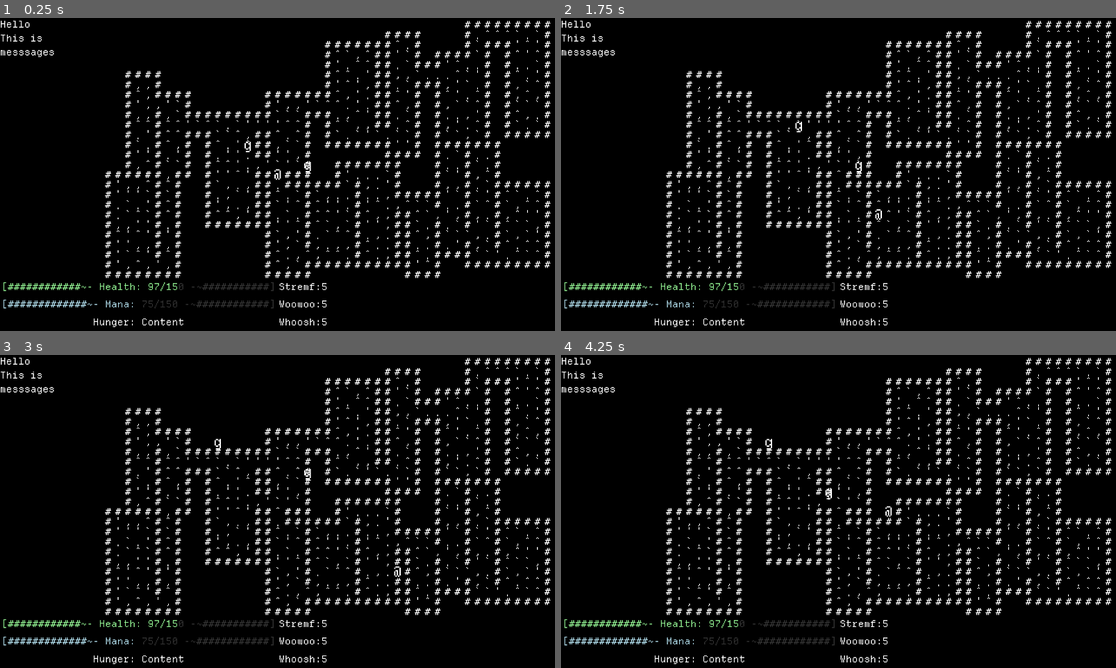
Above: before the commit, frames 1-4 (two rows, left to right).
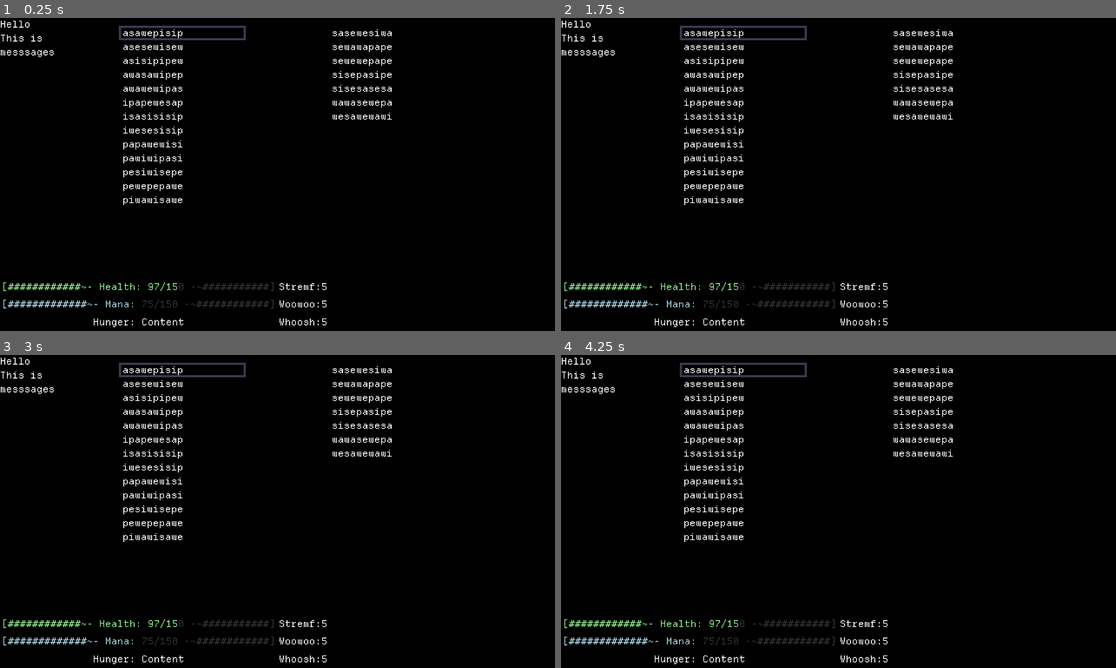
Above: after the commit, the same moments.

Repository: phlip45/gamelike-jam-007
Game: Godot game, scene res://scenes/main_menu.tscn
The game is run twice, just before and just after one commit, with the same random seed, the same clock (stepped at 60 frames per second) and the same inputs. The engine's default icon, where the game draws it, is replaced by a stand-in: a white triangle on a blue panel in a dark square.
Inputs:
- Up to frame 1 (0.25 s): no input
- Up to frame 2 (1.75 s): tap Enter at 0.5 s; hold D (right) 0.53-1.28 s; hold C (dr) 0.53-1.28 s; tap Q (ul) at 0.8, 1.35 s; hold X (down) from 1.28 s (still down); tap E (ur) at 1.55 s
- Up to frame 3 (3 s): release X (down) at 2.03 s; hold D (right) 2.03-2.78 s; hold E (ur) 2.03-2.78 s; tap C (dr) at 2.3 s; hold W (up) from 2.78 s (still down); tap Z (dl) at 2.85 s
- Up to frame 4 (4.25 s): tap Q (ul) at 3.05 s; release W (up) at 3.53 s; hold A (left) from 3.53 s (still down); hold C (dr) from 3.53 s (still down); tap E (ur) at 3.8 s

The runs differ from the first frame. In frame 1, 8.3% of the frame differs, in the area x 18-100%, y 0-84%; in frame 2, 8.3%; in frame 3, 8.3%; in frame 4, 8.3%.

Commit message:
framework for inventory and items laid out

Diff:
--- a/UI/UI.tscn
+++ b/UI/UI.tscn
@@ -1,12 +1,25 @@
-[gd_scene load_steps=4 format=3 uid="uid://bvkes44jj2fea"]
+[gd_scene load_steps=7 format=3 uid="uid://bvkes44jj2fea"]
 
 [ext_resource type="Script" uid="uid://sffu4mef7xwj" path="res://UI/ui.gd" id="1_dhe1o"]
-[ext_resource type="Script" uid="uid://b5hylbi272160" path="res://UI/combat_log.gd" id="2_q0uhn"]
+[ext_resource type="Script" uid="uid://b5hylbi272160" path="res://UI/combat_log.ui.gd" id="2_q0uhn"]
+[ext_resource type="Script" uid="uid://dnvue6wobhw4k" path="res://UI/inventory.ui.gd" id="3_hat8c"]
 [ext_resource type="Theme" uid="uid://qvfqj7buuvpx" path="res://UI/default_theme.tres" id="3_q0uhn"]
+[ext_resource type="Texture2D" uid="uid://s5ens2juqems" path="res://icon.svg" id="4_3sbvi"]
+[ext_resource type="PackedScene" uid="uid://bnn0m1li4otoe" path="res://UI/item_rich_text.tscn" id="4_nm1m0"]
 
 [node name="CanvasLayer" type="CanvasLayer" node_paths=PackedStringArray("combat_log")]
 script = ExtResource("1_dhe1o")
 combat_log = NodePath("UI/TopPanel/LeftPanel/CombatLog")
+
+[node name="ColorRect" type="ColorRect" parent="."]
+anchors_preset = 15
+anchor_right = 1.0
+anchor_bottom = 1.0
+grow_horizontal = 2
+grow_vertical = 2
+size_flags_horizontal = 3
+size_flags_vertical = 3
+color = Color(0, 0, 0, 1)
 
 [node name="UI" type="VBoxContainer" parent="."]
 anchors_preset = 15
@@ -31,11 +44,58 @@
 size_flags_horizontal = 3
 script = ExtResource("2_q0uhn")
 
-[node name="View" type="HBoxContainer" parent="UI/TopPanel"]
+[node name="InventoryBackground" type="ColorRect" parent="UI/TopPanel"]
+layout_mode = 2
+size_flags_horizontal = 3
+color = Color(0, 0, 0, 1)
+
+[node name="MarginContainer" type="MarginContainer" parent="UI/TopPanel/InventoryBackground"]
+layout_mode = 1
+anchors_preset = 15
+anchor_right = 1.0
+anchor_bottom = 1.0
+grow_horizontal = 2
+grow_vertical = 2
+theme_override_constants/margin_left = 37
+theme_override_constants/margin_top = 20
+theme_override_constants/margin_right = 37
+theme_override_constants/margin_bottom = 20
+
+[node name="Main View" type="HBoxContainer" parent="UI/TopPanel/InventoryBackground/MarginContainer"]
 layout_mode = 2
 size_flags_horizontal = 3
 size_flags_vertical = 3
 theme_override_constants/separation = 0
+
+[node name="Inventory" type="HBoxContainer" parent="UI/TopPanel/InventoryBackground/MarginContainer/Main View"]
+layout_mode = 2
+size_flags_horizontal = 3
+script = ExtResource("3_hat8c")
+
+[node name="Left Panel" type="VBoxContainer" parent="UI/TopPanel/InventoryBackground/MarginContainer/Main View/Inventory"]
+layout_mode = 2
+size_flags_horizontal = 3
+
+[node name="ItemRichText" parent="UI/TopPanel/InventoryBackground/MarginContainer/Main View/Inventory/Left Panel" instance=ExtResource("4_nm1m0")]
+layout_mode = 2
+
+[node name="Right Panel" type="VBoxContainer" parent="UI/TopPanel/InventoryBackground/MarginContainer/Main View/Inventory"]
+layout_mode = 2
+size_flags_horizontal = 3
+
+[node name="Selector" type="NinePatchRect" parent="UI/TopPanel/InventoryBackground"]
+layout_mode = 0
+offset_left = 29.0
+offset_top = 18.0
+offset_right = 321.0
+offset_bottom = 51.0
+texture = ExtResource("4_3sbvi")
+draw_center = false
+region_rect = Rect2(8.229263, 9.152346, 109.70131, 108.300995)
+patch_margin_left = 5
+patch_margin_top = 5
+patch_margin_right = 5
+patch_margin_bottom = 5
 
 [node name="Stats" type="VBoxContainer" parent="UI"]
 custom_minimum_size = Vector2(0, 122)
--- /dev/null
+++ b/UI/inventory.ui.gd
@@ -0,0 +1,45 @@
+extends HBoxContainer
+
+const ITEM_RICH_TEXT = preload("uid://bnn0m1li4otoe")
+
+var inventory:Inventory
+@export var max_items:int = 26
+@export var items_per_panel:int = 13
+@onready var left_panel: VBoxContainer = $"Left Panel"
+@onready var right_panel: VBoxContainer = $"Right Panel"
+@onready var selector: NinePatchRect = $"../../../Selector"
+var item_labels:Dictionary[Item, RichTextLabel]
+
+func _ready() -> void:
+	inventory = Inventory.new()
+	for i in 20:
+		var item = Item.new()
+		item.name = Global.random_name()
+		inventory.add(item)
+	if !inventory: return
+	_populate()
+
+func clear():
+	for child:Node in left_panel.get_children():
+		left_panel.remove_child(child)
+	for child:Node in right_panel.get_children():
+		right_panel.remove_child(child)
+	for item:Item in item_labels.keys():
+		item_labels[item].queue_free()
+		item_labels.erase(item)
+
+func _populate():
+	clear()
+	for item:Item in inventory.items:
+		var rich_text:RichTextLabel = ITEM_RICH_TEXT.instantiate()
+		rich_text.text = "[E]" if item.equipped else ""
+		rich_text.text += item.name
+		item_labels.set(item, rich_text)
+
+	for i in items_per_panel:
+		if i < inventory.items.size():
+			left_panel.add_child(item_labels[inventory.items[i]])
+
+		var j:int = i + items_per_panel
+		if j < inventory.items.size():
+			right_panel.add_child(item_labels[inventory.items[j]])
--- /dev/null
+++ b/UI/item_rich_text.tscn
@@ -0,0 +1,8 @@
+[gd_scene format=3 uid="uid://bnn0m1li4otoe"]
+
+[node name="ItemRichText" type="RichTextLabel"]
+texture_filter = 1
+bbcode_enabled = true
+text = "1x Potion of Healing"
+fit_content = true
+scroll_active = false
--- /dev/null
+++ b/enemies/GoblinStats.tres
@@ -0,0 +1,7 @@
+[gd_resource type="Resource" script_class="Stats" load_steps=2 format=3 uid="uid://crkfqby01h065"]
+
+[ext_resource type="Script" uid="uid://s27656rvpvo7" path="res://stats.gd" id="1_86avu"]
+
+[resource]
+script = ExtResource("1_86avu")
+metadata/_custom_type_script = "uid://s27656rvpvo7"
--- a/global.gd
+++ b/global.gd
@@ -17,6 +17,19 @@
 	if !ui: return
 	ui.combat_log.add_log(rich_text,duration)
 
+static func random_name(length:int = 10) -> String:
+	var consonants:Array[String] = ["s","w","p"]
+	var vowels:Array[String] = ["a","e","i"]
+	var _name = ""
+	var choose_cons:bool = true if randi_range(0,1) == 0 else false
+	for i in length:
+		if choose_cons:
+			_name += consonants.pick_random()
+		else:
+			_name += vowels.pick_random()
+		choose_cons = !choose_cons
+	return _name
+
 class BusEvents:
 	signal ui_loaded()
 	signal actor_moved(player, location)
--- /dev/null
+++ b/inventory/healing_potion.item.tres
@@ -0,0 +1,10 @@
+[gd_resource type="Resource" script_class="Item" load_steps=2 format=3 uid="uid://dtorwcdjttur7"]
+
+[ext_resource type="Script" uid="uid://bc2apnqcxlusv" path="res://inventory/item.gd" id="1_gju77"]
+
+[resource]
+script = ExtResource("1_gju77")
+name = "Batman's Passion"
+type = 9
+equippable = true
+metadata/_custom_type_script = "uid://bc2apnqcxlusv"
--- /dev/null
+++ b/inventory/inventory.gd
@@ -0,0 +1,56 @@
+extends Object
+class_name Inventory
+
+var items:Array[Item]
+@export var max_size:int = 30
+
+signal order_changed
+signal item_dropped(item:Item)
+
+func get_from_inventory(item:Item) -> Item:
+	var found_index = items.find_custom(func(i:Item): return item.name == i.name)
+	if found_index == -1: return null
+	return items[found_index]
+
+func add(item:Item) -> bool:
+	var has:Item = get_from_inventory(item)
+	if has and has.stackable:
+		has.add(item.quantity)
+		return true
+	elif items.size() > max_size:
+		return false
+	items.append(item)
+	sort()
+	return true
+
+func drop(item:Item) -> void:
+	remove(item)
+	item_dropped.emit(item)
+
+## Erases item completely, does not decrement stackable items
+func remove(item:Item) -> bool:
+	var index = items.find(item)
+	if index == -1: return false
+	items.remove_at(index)
+	return true
+
+func consume(item:Item, amount:int = 1) -> bool:
+	if !item.consumable: return false
+	if item.stackable:
+		item.consume(amount)
+	else:
+		remove(item)
+	return true
+
+func sort() -> void:
+	items.sort_custom(sort_alphabetical)
+	print("Start of items:")
+	for item in items:
+		print(item.name)
+	order_changed.emit()
+
+func sort_alphabetical(a:Item, b:Item) -> bool:
+	if a.equippable != b.equippable:
+		return a.equippable
+	else:
+		return a.name.naturalnocasecmp_to(b.name) <= 0
--- /dev/null
+++ b/inventory/item.gd
@@ -0,0 +1,32 @@
+extends Resource
+class_name Item
+
+enum Type{
+	NULL,WEAPON,ARMOR,RING,POTION,FOOD,AMMO,SCROLL,BOOK,MISC
+}
+
+static var max_quantity:int = 99
+var coord:Vector2i
+@export var name:String
+@export var symbol:String
+@export var type:Type
+@export var stackable:bool
+@export var quantity:int = 1
+@export var equippable:bool
+@export var consumable:bool
+@export var quaffable:bool
+@export var readable:bool
+@export var edible:bool
+@export var consumable_script:GDScript
+var equipped:bool = false
+
+## PONDER: For all this stackable/consumable stuff I'm wondering if it should
+## be a subcategory of item.
+
+func add(amount:int = 1) -> void:
+	if !stackable: return
+	quantity = min(quantity + amount, max_quantity)
+
+func consume(amount:int = 1):
+	if !stackable and !consumable: return
+	quantity = max(quantity - amount, 0)
--- a/maps/simple_room_corriodor_layout.gd
+++ b/maps/simple_room_corriodor_layout.gd
@@ -7,6 +7,7 @@
 var rooms:Dictionary[Vector2i,Room]
 var corridors:Dictionary[Vector2i,Corridor]
 var options:Options
+var triangulator:Delaunay
 
 static func generate(opts:Options = null) -> LevelLayout:
 	opts.rng.seed = opts.rng_seed
@@ -54,7 +55,7 @@
 	return room
 
 func make_corridors():
-	var triangulator = Delaunay.new(rect)
+	triangulator = Delaunay.new(rect)
 	var center_to_room:Dictionary[Vector2,Room]
 	for room:Room in rooms.values():
 		var center:Vector2 = room.rect.get_center()
--- a/project.godot
+++ b/project.godot
@@ -135,3 +135,4 @@
 
 renderer/rendering_method="gl_compatibility"
 renderer/rendering_method.mobile="gl_compatibility"
+textures/default_filters/use_nearest_mipmap_filter=true
--- a/scenes/main_menu.tscn
+++ b/scenes/main_menu.tscn
@@ -7,7 +7,7 @@
 [ext_resource type="PackedScene" uid="uid://lcvhdr41todm" path="res://player/player.tscn" id="6_oa1go"]
 [ext_resource type="Script" uid="uid://byhqejgx61old" path="res://turn_manager.gd" id="6_rtw2f"]
 [ext_resource type="PackedScene" uid="uid://ogjq01f3q1pj" path="res://example_tilemap.tscn" id="8_jk1qb"]
-[ext_resource type="PackedScene" uid="uid://bvkes44jj2fea" path="res://UI/UI.tscn" id="8_tbmy8"]
+[ext_resource type="PackedScene" uid="uid://bvkes44jj2fea" path="res://UI/ui.tscn" id="8_tbmy8"]
 [ext_resource type="Script" uid="uid://cw7jgx8kr32qi" path="res://scenes/level.gd" id="9_jk1qb"]
 
 [sub_resource type="Gradient" id="Gradient_vue75"]
Renamed: UI/combat_log.gd -> UI/combat_log.ui.gd
Renamed: UI/combat_log.gd.uid -> UI/combat_log.ui.gd.uid
Not shown, added: UI/inventory.ui.gd.uid
Not shown, added: inventory/inventory.gd.uid
Not shown, added: inventory/item.gd.uid
